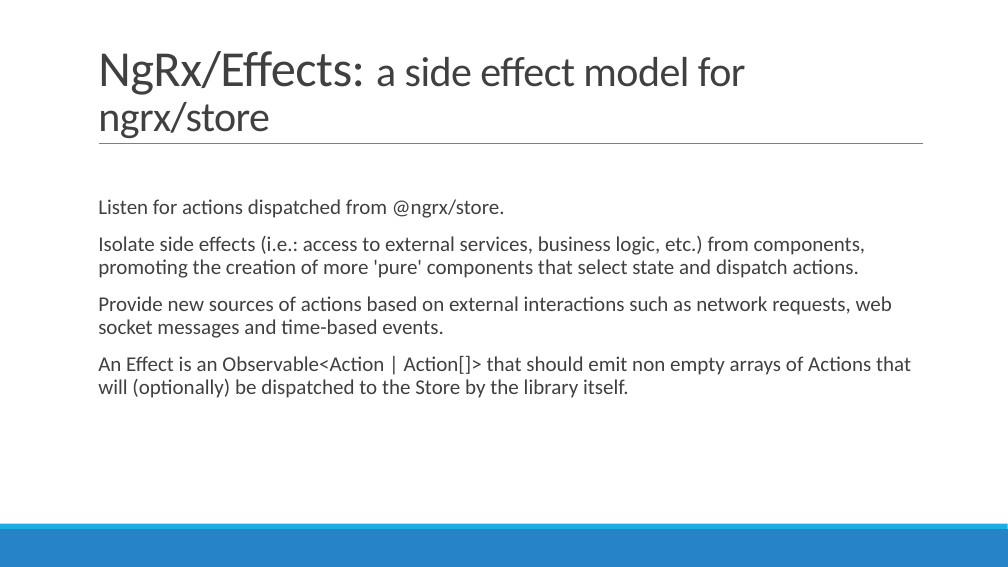
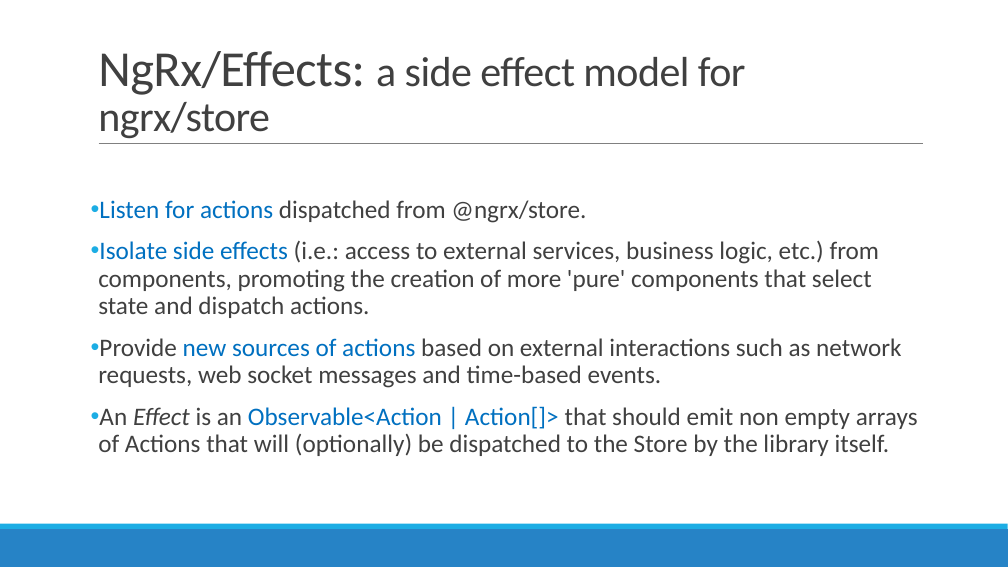
Before and after one commit to AGiorgetti/ngrx101, a slide deck: slide 21 of ReactiveProgramming_ngrx.pptx (slide 19 before the commit). Drawn at 1008x567 pixels with LibreOffice and Linux fonts; fonts in the diff are those of the drawing. Boxes give left, top, right and bottom in pixels: in the first picture for what was removed or moved away, otherwise in the second. Text is boxed around its words. In the diff, an @@ line names an element or a change of style, - is before the commit and + after.

```diff
--- a/ReactiveProgramming_ngrx.pptx
+++ b/ReactiveProgramming_ngrx.pptx
@@ text "Listen for actions dispatched from ..." at (x1=98, y1=200, x2=918, y2=456): size 20 to 24 pt; text colour #404040 to #0070C0 in "Listen for actions", "Isolate side effects", "new sources of actions", "Observable<Action | Action[]>"; italic on in "Effect"; bullet   to • @@
```
Also in this commit, not shown: 1 other slide changed, 12 slides added, 2 slides removed, 2 other files.
